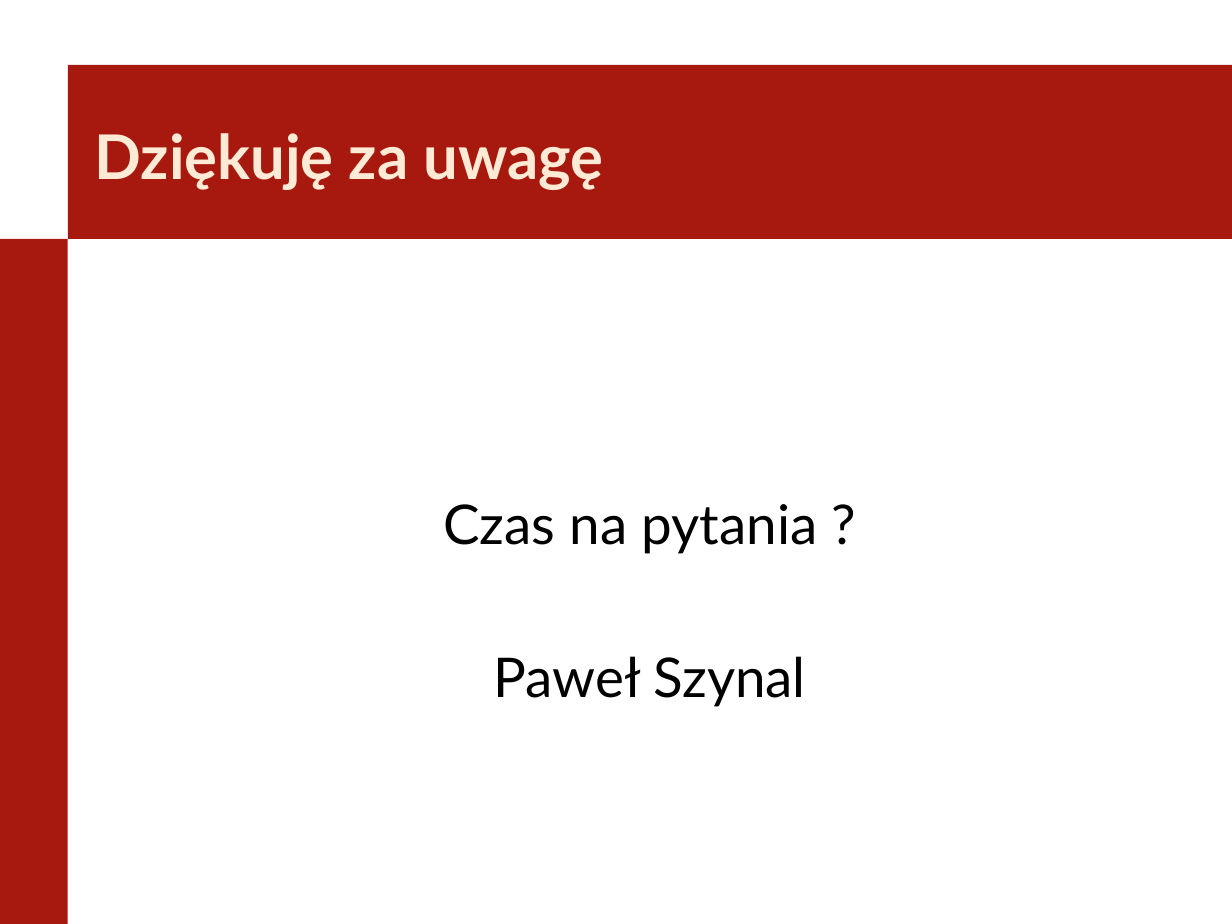
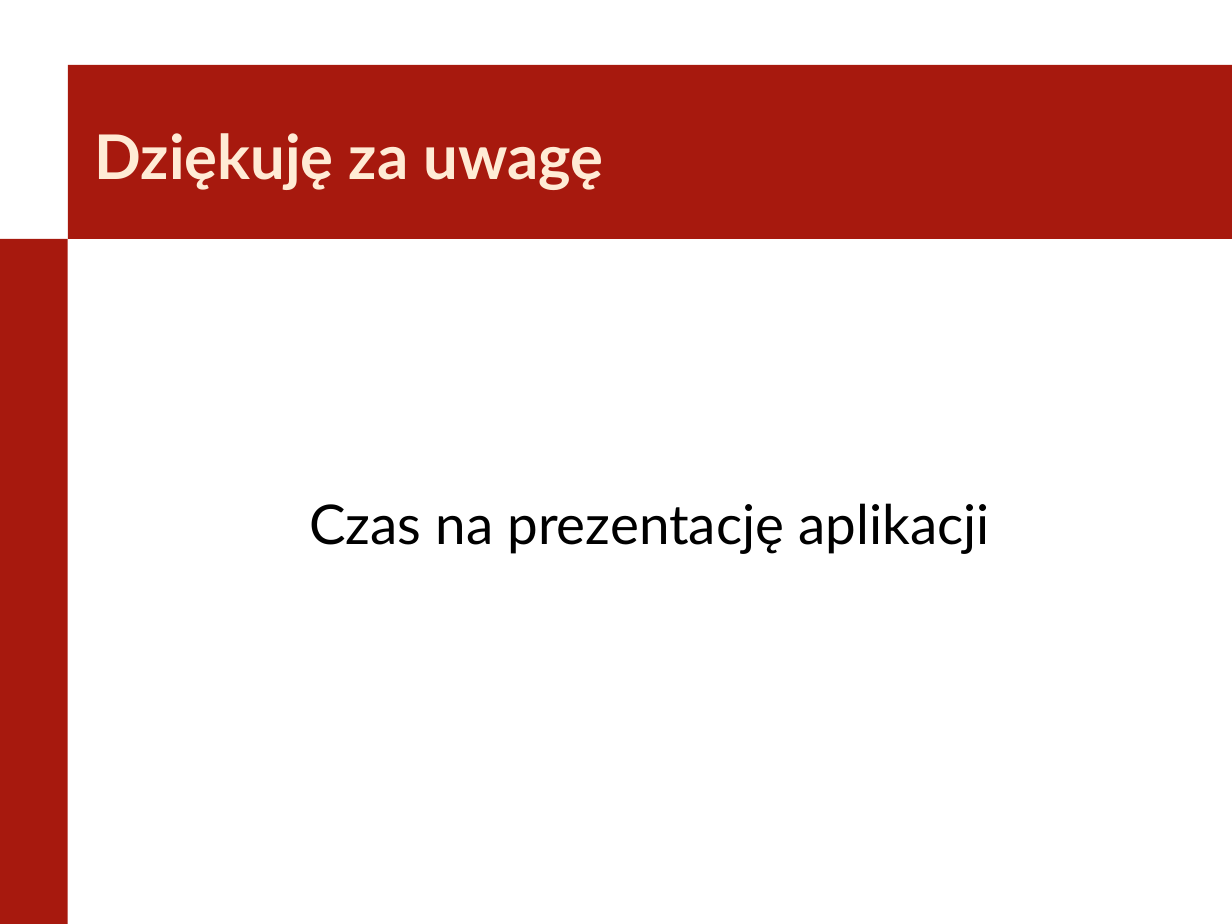
Before and after one commit to Szynal/PWR-W4-INF, a slide deck: slide 15 of Seminarium Dyplomowe/SeminariumDyplomowe_PracaDyplomowa.pptx (slide 18 before the commit). Drawn at 1232x924 pixels with LibreOffice and Linux fonts; fonts in the diff are those of the drawing; background and template pictures are left out. Boxes give left, top, right and bottom in pixels: in the first picture for what was removed or moved away, otherwise in the second. Text is boxed around its words. In the diff, an @@ line names an element or a change of style, - is before the commit and + after.

```diff
--- a/Seminarium Dyplomowe/SeminariumDyplomowe_PracaDyplomowa.pptx
+++ b/Seminarium Dyplomowe/SeminariumDyplomowe_PracaDyplomowa.pptx
@@ text at [309, 503, 989, 554]: text changed @@
-Czas na pytania ?
-Paweł Szynal
+Czas na prezentację aplikacji
```
Also in this commit, not shown: 3 other slides changed, 6 slides added, 9 slides removed.
